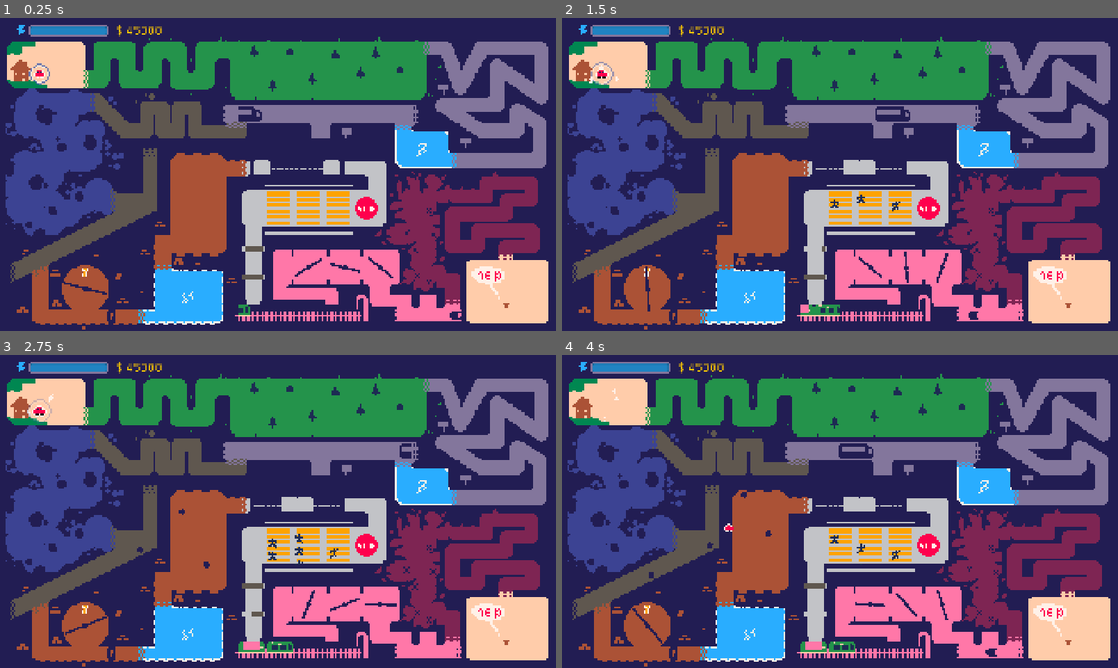
Above: before the commit, frames 1-4 (two rows, left to right).
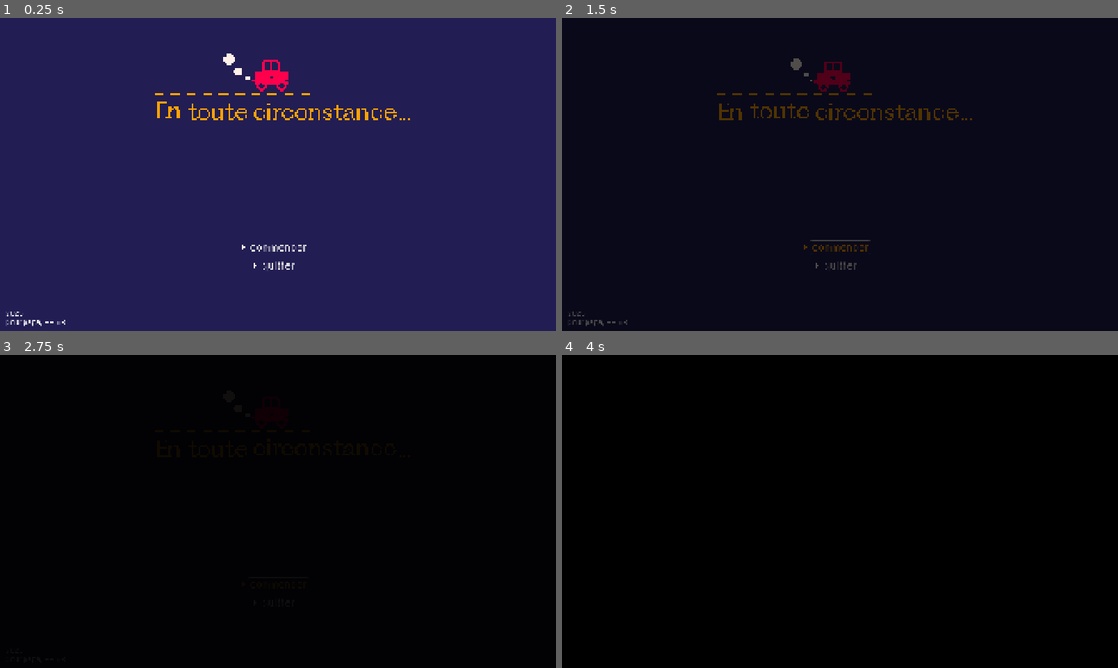
Above: after the commit, the same moments.

Repository: VeryKoolGames/En_toute_circonstance
Game: Godot game, scene res://Scenes/start_menu.tscn
Two runs of this game, one before a commit and one after it. Both use one fixed random seed, a clock stepped at 60 frames per second and the inputs below. Before the commit the project starts from res://Scenes/main.tscn.
Inputs (mouse positions are in pixels of both pictures, inside the frame that each line leads up to):
- Up to frame 1 (0.25 s): no input
- Up to frame 2 (1.5 s): click (840, 246) at 0.5 s, where only the run after the commit has a clickable "commencer"; click (840, 246) at 1.25 s, where only the run after the commit has a clickable "commencer"
- Up to frame 3 (2.75 s): click (278, 583) at 2 s, where only the run after the commit has a clickable "commencer"
- Up to frame 4 (4 s): move the mouse to (600, 411) at 2.77 s; press the mouse at (600, 411) at 2.78 s; move the mouse to (728, 527) at 3.52 s; release the mouse at (728, 527) at 3.53 s; click (728, 527) at 3.6 s

The runs differ from the first frame. In frame 1, 57% of the frame differs, in the area x 1-99%, y 2-100%; in frame 2, 100%, in the area x 0-100%, y 0-100%; in frame 3, 100%; in frame 4, 100%.

Commit message:
playable version

Diff:
--- a/Scenes/ending_manager.gd
+++ b/Scenes/ending_manager.gd
@@ -1,15 +1,6 @@
 extends Node
 
 
-# Called when the node enters the scene tree for the first time.
-func _ready() -> void:
-	pass # Replace with function body.
-
-
-# Called every frame. 'delta' is the elapsed time since the previous frame.
-func _process(delta: float) -> void:
-	pass
-
-
 func _on_zone_enter_area_entered(area: Area2D) -> void:
-	Events.on_ending_reached.emit()
+	if area.is_in_group("player"):
+		Events.on_ending_reached.emit()
--- a/Scenes/game_ui.tscn
+++ b/Scenes/game_ui.tscn
@@ -6,7 +6,6 @@
 [ext_resource type="Script" uid="uid://ovqou1pyqpn4" path="res://Scripts/money_manager.gd" id="2_bw2rt"]
 [ext_resource type="Resource" uid="uid://7nqn1q8a0xa7" path="res://Resources/energy_timer_value.tres" id="2_xjnnq"]
 [ext_resource type="AudioStream" uid="uid://dwd3nwpbh61wv" path="res://Sounds/charging_sound.wav" id="3_gjn1n"]
-[ext_resource type="Resource" uid="uid://7qk1pwuohekv" path="res://Resources/car_value.tres" id="4_x63ue"]
 
 [sub_resource type="StyleBoxFlat" id="StyleBoxFlat_3t1kc"]
 
@@ -64,10 +63,9 @@
 
 [node name="ChargeUpSound" type="AudioStreamPlayer2D" parent="EnergyManager"]
 stream = ExtResource("3_gjn1n")
-volume_db = -18.435
+volume_db = -12.0
 pitch_scale = 1.29
 
 [node name="MoneyManager" type="Node" parent="." node_paths=PackedStringArray("value_label")]
 script = ExtResource("2_bw2rt")
 value_label = NodePath("../Label")
-res_total_value = ExtResource("4_x63ue")
--- a/Scenes/main.tscn
+++ b/Scenes/main.tscn
@@ -1,10 +1,11 @@
-[gd_scene load_steps=6 format=3 uid="uid://mg7i8p648oal"]
+[gd_scene load_steps=7 format=3 uid="uid://mg7i8p648oal"]
 
 [ext_resource type="PackedScene" uid="uid://dldcwmwe2e68s" path="res://level.tscn" id="1_bo1nx"]
 [ext_resource type="PackedScene" uid="uid://v30fe1sniv4s" path="res://Scenes/player.tscn" id="1_jjgbg"]
 [ext_resource type="PackedScene" uid="uid://kb0vbs3beqtw" path="res://Scenes/game_ui.tscn" id="3_8gbba"]
-[ext_resource type="AudioStream" uid="uid://dr5uxa7lwfl6x" path="res://Sounds/main_music.mp3" id="4_jjvhh"]
+[ext_resource type="AudioStream" uid="uid://cd4bmq7sfj0ng" path="res://Sounds/main_music.wav" id="4_21xkr"]
 [ext_resource type="Script" uid="uid://cq8fvvv5xheuh" path="res://Scenes/main_music.gd" id="5_kry3j"]
+[ext_resource type="AudioStream" uid="uid://buyl3jrngx1g1" path="res://Sounds/main_music_opener.wav" id="6_6bp64"]
 
 [node name="Main" type="Node2D"]
 
@@ -23,7 +24,10 @@
 process_mode = 4
 
 [node name="MainMusic" type="AudioStreamPlayer2D" parent="."]
-stream = ExtResource("4_jjvhh")
+stream = ExtResource("4_21xkr")
 volume_db = -15.0
+script = ExtResource("5_kry3j")
+
+[node name="MainMusicOpener" type="AudioStreamPlayer2D" parent="MainMusic"]
+stream = ExtResource("6_6bp64")
 autoplay = true
-script = ExtResource("5_kry3j")
--- a/Scenes/main_music.gd
+++ b/Scenes/main_music.gd
@@ -1,7 +1,9 @@
 extends AudioStreamPlayer2D
 
+@onready var music_opener: AudioStreamPlayer2D = $MainMusicOpener
 
 func _ready() -> void:
+	Events.on_first_clicked.connect(_switch_to_main_music)
 	Events.on_gravity_zone_entered.connect(_slow_down_music)
 	Events.on_gravity_zone_exited.connect(_reset_music_pitch)
 
@@ -14,3 +16,7 @@
 func _reset_music_pitch() -> void:
 	var tween = create_tween()
 	tween.tween_property(self, "pitch_scale", 1, 1.5)
+
+func _switch_to_main_music():
+	music_opener.playing = false
+	playing = true
--- a/Scenes/player.tscn
+++ b/Scenes/player.tscn
@@ -7,12 +7,40 @@
 [ext_resource type="AudioStream" uid="uid://4dnqqcf14qii" path="res://Sounds/car_crash.wav" id="4_vgqql"]
 [ext_resource type="PackedScene" uid="uid://d00l563g2c7wb" path="res://Scenes/explosion_particules.tscn" id="6_x3wgy"]
 [ext_resource type="Texture2D" uid="uid://88fn8urwxedi" path="res://Sprites/car_halo.png" id="7_3smsa"]
+[ext_resource type="AudioStream" uid="uid://c4hoph3kuvafc" path="res://Sounds/car_pickup.wav" id="8_8erm5"]
 
 [sub_resource type="CircleShape2D" id="CircleShape2D_vgqql"]
 radius = 9.0
 
 [sub_resource type="CircleShape2D" id="CircleShape2D_cvnsp"]
 radius = 5.0
+
+[sub_resource type="Animation" id="Animation_8erm5"]
+length = 0.001
+tracks/0/type = "value"
+tracks/0/imported = false
+tracks/0/enabled = true
+tracks/0/path = NodePath(".:modulate")
+tracks/0/interp = 1
+tracks/0/loop_wrap = true
+tracks/0/keys = {
+"times": PackedFloat32Array(0),
+"transitions": PackedFloat32Array(1),
+"update": 0,
+"values": [Color(1, 1, 1, 1)]
+}
+tracks/1/type = "value"
+tracks/1/imported = false
+tracks/1/enabled = true
+tracks/1/path = NodePath("..:scale")
+tracks/1/interp = 1
+tracks/1/loop_wrap = true
+tracks/1/keys = {
+"times": PackedFloat32Array(0),
+"transitions": PackedFloat32Array(1),
+"update": 0,
+"values": [Vector2(1, 1)]
+}
 
 [sub_resource type="Animation" id="Animation_3smsa"]
 resource_name = "car_before_start_anim"
@@ -41,33 +69,6 @@
 "transitions": PackedFloat32Array(1, 1),
 "update": 0,
 "values": [Vector2(1, 1), Vector2(1.5, 1.5)]
-}
-
-[sub_resource type="Animation" id="Animation_8erm5"]
-length = 0.001
-tracks/0/type = "value"
-tracks/0/imported = false
-tracks/0/enabled = true
-tracks/0/path = NodePath(".:modulate")
-tracks/0/interp = 1
-tracks/0/loop_wrap = true
-tracks/0/keys = {
-"times": PackedFloat32Array(0),
-"transitions": PackedFloat32Array(1),
-"update": 0,
-"values": [Color(1, 1, 1, 1)]
-}
-tracks/1/type = "value"
-tracks/1/imported = false
-tracks/1/enabled = true
-tracks/1/path = NodePath("..:scale")
-tracks/1/interp = 1
-tracks/1/loop_wrap = true
-tracks/1/keys = {
-"times": PackedFloat32Array(0),
-"transitions": PackedFloat32Array(1),
-"update": 0,
-"values": [Vector2(1, 1)]
 }
 
 [sub_resource type="AnimationLibrary" id="AnimationLibrary_f1ek2"]
@@ -113,6 +114,10 @@
 }
 autoplay = "car_before_start_anim"
 
+[node name="CarPickupSound" type="AudioStreamPlayer2D" parent="."]
+stream = ExtResource("8_8erm5")
+volume_db = -10.0
+
 [connection signal="input_event" from="MouseArea" to="." method="_on_area_2d_input_event"]
 [connection signal="area_entered" from="Area2D" to="." method="_on_area_2d_area_entered"]
 [connection signal="area_exited" from="Area2D" to="." method="_on_area_2d_area_exited"]
--- a/Scenes/start_menu.tscn
+++ b/Scenes/start_menu.tscn
@@ -284,6 +284,6 @@
 [connection signal="button_up" from="StartMenuUI/commencer" to="." method="on_start_button_up"]
 [connection signal="mouse_entered" from="StartMenuUI/commencer" to="." method="_on_commencer_mouse_entered"]
 [connection signal="mouse_exited" from="StartMenuUI/commencer" to="." method="_on_commencer_mouse_exited"]
-[connection signal="button_up" from="StartMenuUI/quitter" to="." method="on_start_button_up"]
+[connection signal="button_up" from="StartMenuUI/quitter" to="." method="_on_quitter_button_up"]
 [connection signal="mouse_entered" from="StartMenuUI/quitter" to="." method="_on_quitter_mouse_entered"]
 [connection signal="mouse_exited" from="StartMenuUI/quitter" to="." method="_on_quitter_mouse_exited"]
--- a/Scripts/game_events.gd
+++ b/Scripts/game_events.gd
@@ -1,6 +1,7 @@
 extends Node
 
 signal on_player_died
+signal on_first_clicked
 signal on_energy_emptied
 signal on_ending_reached
 signal on_charging_zone_entered
--- a/Scripts/money_manager.gd
+++ b/Scripts/money_manager.gd
@@ -1,15 +1,12 @@
 extends Node
 
 @export var value_label: Label
-@export var res_total_value: FloatValue
-var total_value: int
 
 func _ready() -> void:
 	Events.on_player_died.connect(_decrease_value)
-	total_value = int(res_total_value.value)
-	value_label.text = "$ " + str(total_value)
+	value_label.text = "$ " + str(PlayerInfo.car_value)
 
 func _decrease_value() -> void:
-	var value_loss = randi_range(int(res_total_value.value) / 8, int(res_total_value.value) / 9)
-	total_value -= value_loss
-	value_label.text = "$ " + str(total_value)
+	var value_loss = randi_range(PlayerInfo.car_value / 8, PlayerInfo.car_value / 9)
+	PlayerInfo.car_value -= value_loss
+	value_label.text = "$ " + str(PlayerInfo.car_value)
--- a/Scripts/player.gd
+++ b/Scripts/player.gd
@@ -3,6 +3,7 @@
 var should_follow_mouse := false
 var gravity_zone_active := false
 var is_first_pressed := true
+var are_input_blocked := false
 var level_image: Image
 var level_origin: Vector2
 var background_color := Color(0.1333, 0.1137, 0.3255, 1.0)
@@ -10,6 +11,7 @@
 var original_spawn_position: Vector2
 @onready var car_sound: AudioStreamPlayer2D = $CarSound
 @onready var car_crash_sound: AudioStreamPlayer2D = $CarCrashSound
+@onready var car_pickup_sound: AudioStreamPlayer2D = $CarPickupSound
 @onready var charging_particles: CPUParticles2D = $RechargeParticles
 @onready var death_particles: CPUParticles2D = $ExplosionParticules
 @onready var car_halo: Sprite2D = $CarHalo
@@ -24,6 +26,7 @@
 	spawn_position = global_position
 	original_spawn_position = global_position
 	_get_level_image_info()
+	Events.on_ending_reached.connect(on_ending_reached)
 	Events.on_player_died.connect(on_player_death)
 	Events.on_energy_emptied.connect(reset_player_to_start_position)
 	Events.on_gravity_zone_entered.connect(on_gravity_zone_entered)
@@ -39,13 +42,15 @@
 	level_origin = %Level.global_position - tex.get_size() / 2
 
 func _process(delta: float) -> void:
+	if are_input_blocked:
+		return
 	var world_pos = global_position
 	var image_pos = (world_pos - level_origin).floor()
 
 	if is_inside_image(image_pos):
 		var pixel_color = level_image.get_pixelv(image_pos)
-		#if is_on_death_color(pixel_color) and not is_player_safe:
-			#Events.on_player_died.emit()
+		if is_on_death_color(pixel_color) and not is_player_safe:
+			Events.on_player_died.emit()
 		if should_follow_mouse:
 			var target_position = get_global_mouse_position()
 			if gravity_zone_active:
@@ -59,18 +64,24 @@
 func _on_area_2d_input_event(viewport: Node, event: InputEvent, shape_idx: int) -> void:
 	if event.is_action_pressed("mouse_pressed"):
 		if is_first_pressed:
-			remove_halo()
-			is_first_pressed = false
+			handle_first_press()
 		should_follow_mouse = not should_follow_mouse
 		car_sound.playing = not car_sound.playing
 		if should_follow_mouse:
+			play_pickup_sound()
 			Input.set_mouse_mode(Input.MOUSE_MODE_HIDDEN)
 		else:
 			Input.set_mouse_mode(Input.MOUSE_MODE_VISIBLE)
 
-func remove_halo():
+func play_pickup_sound():
+	car_pickup_sound.pitch_scale = randf_range(0.8, 1)
+	car_pickup_sound.playing = true
+
+func handle_first_press():
 	scale = Vector2(1, 1)
 	car_halo.queue_free()
+	Events.on_first_clicked.emit()
+	is_first_pressed = false
 
 func is_on_death_color(color: Color, tolerance := 0.05) -> bool:
 	return abs(color.r - background_color.r) <= tolerance and \
@@ -89,6 +100,11 @@
 
 func set_respawn_point(new_pos: Vector2) -> void:
 	spawn_position = new_pos
+
+func on_ending_reached():
+	Input.set_mouse_mode(Input.MOUSE_MODE_VISIBLE)
+	are_input_blocked = true
+	should_follow_mouse = false
 
 # CHARGING ZONE LOGIC
 
--- /dev/null
+++ b/end_game_ui.gd
@@ -0,0 +1,48 @@
+extends Control
+
+@onready var fade_overlay: ColorRect = $ColorRect
+@onready var end_text: Label = $EndTextLabel
+@onready var letter_ui: Control = $Control
+@onready var total_amount_text: Label = $Control/Label
+@onready var restart_button: Button = $Control/RestartButton
+@onready var main_menu_button: Button = $Control/MainMenuButton
+@onready var hover_sound: AudioStreamPlayer2D = $HoverSound
+@onready var applause_sound: AudioStreamPlayer2D = $ApplauseSound
+
+func _ready() -> void:
+	Events.on_ending_reached.connect(start_ending_sequence)
+
+func start_ending_sequence():
+	total_amount_text.text = "$ " + str(PlayerInfo.get_damaged_amount())
+	var tween: Tween = create_tween()
+	applause_sound.playing = true
+	tween.tween_property(fade_overlay, "color:a", 1, 2)
+	tween.tween_property(end_text, "modulate:a", 1, 2)
+	tween.tween_property(applause_sound, "volume_db", -50, 2)
+	tween.tween_interval(3)
+	tween.tween_property(end_text, "modulate:a", 0, 2)
+	tween.tween_interval(2)
+	tween.tween_property(letter_ui, "modulate:a", 1, 2)
+	tween.tween_callback(_activate_ui)
+	restart_button.mouse_entered.connect(_on_end_screen_button_entered.bind(restart_button))
+	restart_button.mouse_exited.connect(_on_end_screen_button_exited.bind(restart_button))
+	main_menu_button.mouse_exited.connect(_on_end_screen_button_exited.bind(main_menu_button))
+	main_menu_button.mouse_entered.connect(_on_end_screen_button_entered.bind(main_menu_button))
+
+func _activate_ui() -> void:
+	letter_ui.process_mode = Node.PROCESS_MODE_ALWAYS
+
+func _on_restart_button_button_up() -> void:
+	get_tree().change_scene_to_file("res://Scenes/main.tscn")
+
+func _on_main_menu_button_button_up() -> void:
+	get_tree().change_scene_to_file("res://Scenes/start_menu.tscn")
+
+func _on_end_screen_button_entered(button: Button) -> void:
+	hover_sound.playing = true
+	button.modulate = Color("#ffa300")
+	button.get_child(0).modulate = Color("#ffa300")
+
+func _on_end_screen_button_exited(button: Button) -> void:
+	button.modulate = Color("#ffffff")
+	button.get_child(0).modulate = Color("#ffffff")
--- a/level.tscn
+++ b/level.tscn
@@ -29,6 +29,13 @@
 [ext_resource type="Texture2D" uid="uid://b2eohafi5d1vn" path="res://Sprites/HELP.png" id="24_u0did"]
 [ext_resource type="PackedScene" uid="uid://b24a3oyjqgh5c" path="res://Scenes/anti_gravité_particules.tscn" id="25_aoqsc"]
 [ext_resource type="Script" uid="uid://n8qgcllf646p" path="res://Scenes/ending_manager.gd" id="28_luodc"]
+[ext_resource type="Script" uid="uid://do3t4wuc5yp2m" path="res://end_game_ui.gd" id="30_mleqk"]
+[ext_resource type="Texture2D" uid="uid://6kfm10e2r5yr" path="res://Sprites/Lettre.png" id="31_6btg4"]
+[ext_resource type="FontFile" uid="uid://dsvwo8iqoy5g6" path="res://Fonts/PxGrotesk-Screen.otf" id="32_sl4om"]
+[ext_resource type="Texture2D" uid="uid://bjug17do7yw2l" path="res://Sprites/arrow.png" id="33_dtg4e"]
+[ext_resource type="AudioStream" uid="uid://b0c2ewevlw4fn" path="res://Sounds/HoverSound.wav" id="34_ut2i6"]
+[ext_resource type="Script" uid="uid://b2j01hs6efoik" path="res://start_game_fade.gd" id="35_0mnfp"]
+[ext_resource type="AudioStream" uid="uid://b2comdf85fh12" path="res://Sounds/applause.wav" id="35_qw2y7"]
 
 [sub_resource type="RectangleShape2D" id="RectangleShape2D_crh0w"]
 size = Vector2(15, 10)
@@ -66,10 +73,7 @@
 size = Vector2(14, 14)
 
 [sub_resource type="RectangleShape2D" id="RectangleShape2D_1cgv8"]
-size = Vector2(20, 9)
-
-[sub_resource type="CircleShape2D" id="CircleShape2D_luodc"]
-radius = 11.0
+size = Vector2(29, 25)
 
 [node name="Level" type="Node2D"]
 
@@ -511,16 +515,174 @@
 script = ExtResource("28_luodc")
 
 [node name="ZoneEnterArea" type="Area2D" parent="PartEnding"]
+position = Vector2(0, 39)
 
 [node name="CollisionShape2D" type="CollisionShape2D" parent="PartEnding/ZoneEnterArea"]
-position = Vector2(0, -23.5)
+position = Vector2(0.5, -23.5)
 shape = SubResource("RectangleShape2D_1cgv8")
 
-[node name="Area2D" type="Area2D" parent="PartEnding"]
-position = Vector2(0, 16)
-
-[node name="CollisionShape2D" type="CollisionShape2D" parent="PartEnding/Area2D"]
-shape = SubResource("CircleShape2D_luodc")
+[node name="CanvasLayer" type="CanvasLayer" parent="."]
+layer = 5
+
+[node name="EndGame" type="Control" parent="CanvasLayer"]
+process_mode = 3
+layout_mode = 3
+anchors_preset = 0
+offset_right = 1920.0
+offset_bottom = 1080.0
+script = ExtResource("30_mleqk")
+
+[node name="ColorRect" type="ColorRect" parent="CanvasLayer/EndGame"]
+process_mode = 4
+layout_mode = 1
+anchors_preset = 15
+anchor_right = 1.0
+anchor_bottom = 1.0
+grow_horizontal = 2
+grow_vertical = 2
+mouse_filter = 2
+color = Color(0.133333, 0.113725, 0.32549, 0)
+
+[node name="EndTextLabel" type="Label" parent="CanvasLayer/EndGame"]
+process_mode = 4
+modulate = Color(1, 1, 1, 0)
+layout_mode = 1
+anchors_preset = 8
+anchor_left = 0.5
+anchor_top = 0.5
+anchor_right = 0.5
+anchor_bottom = 0.5
+offset_left = -403.0
+offset_top = -394.0
+offset_right = 467.0
+offset_bottom = 386.0
+grow_horizontal = 2
+grow_vertical = 2
+theme_override_fonts/font = ExtResource("32_sl4om")
+theme_override_font_sizes/font_size = 48
+text = "Merci a vous deux d'etre venu nous chercher dans les quatres coins du canton dans des etats pas possible (on cherche encore un dossier sur l'enfant prodigue...)
+Bon Anniversaire Dady, on t'aime <3"
+horizontal_alignment = 1
+vertical_alignment = 1
+autowrap_mode = 3
+
+[node name="Control" type="Control" parent="CanvasLayer/EndGame"]
+process_mode = 4
+modulate = Color(1, 1, 1, 0)
+z_index = 100
+layout_mode = 1
+anchors_preset = 15
+anchor_right = 1.0
+anchor_bottom = 1.0
+grow_horizontal = 2
+grow_vertical = 2
+
+[node name="TextureRect" type="TextureRect" parent="CanvasLayer/EndGame/Control"]
+layout_mode = 1
+anchors_preset = 8
+anchor_left = 0.5
+anchor_top = 0.5
+anchor_right = 0.5
+anchor_bottom = 0.5
+offset_left = -423.0
+offset_top = -384.0
+offset_right = -117.0
+offset_bottom = -154.0
+grow_horizontal = 2
+grow_vertical = 2
+scale = Vector2(3, 3)
+mouse_filter = 2
+texture = ExtResource("31_6btg4")
+
+[node name="RestartButton" type="Button" parent="CanvasLayer/EndGame/Control"]
+layout_mode = 1
+anchors_preset = 8
+anchor_left = 0.5
+anchor_top = 0.5
+anchor_right = 0.5
+anchor_bottom = 0.5
+offset_left = -401.0
+offset_top = 367.0
+offset_right = -197.0
+offset_bottom = 412.0
+grow_horizontal = 2
+grow_vertical = 2
+theme_override_colors/font_hover_color = Color(1, 0.639216, 0, 1)
+theme_override_colors/icon_hover_pressed_color = Color(1, 0.639216, 0, 1)
+theme_override_fonts/font = ExtResource("32_sl4om")
+theme_override_font_sizes/font_size = 36
+text = "Rejouer"
+flat = true
+
+[node name="arrow" type="TextureRect" parent="CanvasLayer/EndGame/Control/RestartButton"]
+layout_mode = 2
+offset_left = -23.0
+offset_top = 14.0
+offset_right = -12.0
+offset_bottom = 32.0
+texture = ExtResource("33_dtg4e")
+
+[node name="MainMenuButton" type="Button" parent="CanvasLayer/EndGame/Control"]
+layout_mode = 1
+anchors_preset = 8
+anchor_left = 0.5
+anchor_top = 0.5
+anchor_right = 0.5
+anchor_bottom = 0.5
+offset_left = 240.0
+offset_top = 367.0
+offset_right = 499.0
+offset_bottom = 412.0
+grow_horizontal = 2
+grow_vertical = 2
+theme_override_colors/font_hover_color = Color(1, 0.639216, 0, 1)
+theme_override_colors/icon_hover_pressed_color = Color(1, 0.639216, 0, 1)
+theme_override_fonts/font = ExtResource("32_sl4om")
+theme_override_font_sizes/font_size = 36
+text = "Menu Principal"
+flat = true
+
+[node name="arrow" type="TextureRect" parent="CanvasLayer/EndGame/Control/MainMenuButton"]
+layout_mode = 2
+offset_left = -23.0
+offset_top = 14.0
+offset_right = -12.0
+offset_bottom = 32.0
+texture = ExtResource("33_dtg4e")
+
+[node name="Label" type="Label" parent="CanvasLayer/EndGame/Control"]
+layout_mode = 0
+offset_left = 807.0
+offset_top = 740.0
+offset_right = 1377.0
+offset_bottom = 789.0
+theme_override_colors/font_color = Color(0.494118, 0.145098, 0.32549, 1)
+theme_override_fonts/font = ExtResource("32_sl4om")
+theme_override_font_sizes/font_size = 48
+text = "$45000"
+horizontal_alignment = 2
+
+[node name="HoverSound" type="AudioStreamPlayer2D" parent="CanvasLayer/EndGame"]
+stream = ExtResource("34_ut2i6")
+volume_db = -15.0
+
+[node name="ApplauseSound" type="AudioStreamPlayer2D" parent="CanvasLayer/EndGame"]
+stream = ExtResource("35_qw2y7")
+
+[node name="StartGame" type="Control" parent="CanvasLayer"]
+layout_mode = 3
+anchors_preset = 0
+offset_right = 1920.0
+offset_bottom = 1080.0
+script = ExtResource("35_0mnfp")
+
+[node name="ColorRect" type="ColorRect" parent="CanvasLayer/StartGame"]
+layout_mode = 1
+anchors_preset = 15
+anchor_right = 1.0
+anchor_bottom = 1.0
+grow_horizontal = 2
+grow_vertical = 2
 
 [connection signal="area_entered" from="PartTwo/PlayerZoneDetection2/ZoneEnterArea" to="PartTwo/Control/Truck" method="_on_zone_enter_area_area_entered"]
 [connection signal="area_entered" from="PartTwo/PlayerZoneDetection2/ZoneExitArea" to="PartTwo/Control/Truck" method="_on_zone_enter_area_area_entered"]
@@ -541,3 +703,5 @@
 [connection signal="area_entered" from="PartGravity/ZoneEnterArea" to="PartGravity/GravityManager" method="_on_zone_enter_area_entered"]
 [connection signal="area_entered" from="PartGravity/ZoneExitArea" to="PartGravity/GravityManager" method="_on_zone_exit_area_entered"]
 [connection signal="area_entered" from="PartEnding/ZoneEnterArea" to="PartEnding/EndingManager" method="_on_zone_enter_area_entered"]
+[connection signal="button_up" from="CanvasLayer/EndGame/Control/RestartButton" to="CanvasLayer/EndGame" method="_on_restart_button_button_up"]
+[connection signal="button_up" from="CanvasLayer/EndGame/Control/MainMenuButton" to="CanvasLayer/EndGame" method="_on_main_menu_button_button_up"]
--- a/phone_texts.gd
+++ b/phone_texts.gd
@@ -2,6 +2,5 @@
 
 @export var texts: Array[String] = [
 	"Allo papa ? Je suis completement cuite a Preverenge. J'ai du dormir chez Julie et il me manque une chaussure. Tu peux venir me chercher stp ?",
-	"Allo oui c'est Cedric l'ami de Victor ? Ecoutez je crois que votre fils ne va pas tres bien, il ne repond plus. Je crois que les joints dans la gorge c'etait la goutte d'eau... Vous pouvez venir le chercher ?",
-	"Allo papa ? C'est Ben, j'ai finis mon cours d'orgue barbarique au conservatoire, tu peux venir me chercher ? J'espere que tu as prepare mon bain chaud et mon filet mignon de wagyu"
+	"Allo oui c'est Cedric l'ami de Victor ? Ecoutez je crois que votre fils ne va pas tres bien, il ne repond plus. Je crois que les joints dans la flute c'etait la goutte d'eau... Vous pouvez venir le chercher ?",
 ]
--- /dev/null
+++ b/player_info.gd
@@ -0,0 +1,10 @@
+extends Node
+
+var car_value := 45000
+var original_car_value: int
+
+func _enter_tree() -> void:
+	original_car_value = car_value
+
+func get_damaged_amount():
+	return original_car_value - car_value
--- a/project.godot
+++ b/project.godot
@@ -11,7 +11,7 @@
 [application]
 
 config/name="en_toute_circonstance"
-run/main_scene="uid://mg7i8p648oal"
+run/main_scene="uid://be5d4bbhf42n7"
 config/features=PackedStringArray("4.4", "GL Compatibility")
 config/icon="res://Sprites/icon.svg"
 
@@ -19,6 +19,7 @@
 
 Events="*res://Scripts/game_events.gd"
 PhoneTexts="*res://phone_texts.gd"
+PlayerInfo="*res://player_info.gd"
 
 [display]
 
--- /dev/null
+++ b/start_game_fade.gd
@@ -0,0 +1,8 @@
+extends Control
+
+@onready var fade_overlay: ColorRect = $ColorRect
+
+func _ready() -> void:
+	var tween = create_tween()
+	tween.tween_property(fade_overlay, "modulate:a", 0, 2)
+	tween.tween_callback(queue_free)
--- a/start_menu_manager.gd
+++ b/start_menu_manager.gd
@@ -14,7 +14,6 @@
 
 func on_start_button_up():
 	var tween = create_tween()
-	var musictween = create_tween()
 	tween.set_trans(Tween.TRANS_QUAD).set_ease(Tween.EASE_OUT)
 	tween.tween_property(fade_overlay, "color:a", 1.0, 2)
 	tween.tween_property(music, "volume_db", -80, 2)
@@ -23,7 +22,7 @@
 	await get_tree().create_timer(8).timeout
 	snoring_sound.playing = false
 	phone_sound.playing = true
-	await get_tree().create_timer(4).timeout
+	await get_tree().create_timer(5).timeout
 	phone_sound.playing = false
 	wake_up_sound.playing = true
 	await get_tree().create_timer(4).timeout
@@ -42,9 +41,6 @@
 	tween.set_trans(Tween.TRANS_QUAD).set_ease(Tween.EASE_OUT)
 	tween.tween_property(fade_overlay, "color", Color(color), time_to_wait)
 	await tween.finished
-
-func on_exit_button_up():
-	get_tree().quit()
 
 func write_text():
 	var random_text: String = PhoneTexts.texts[randi_range(0, PhoneTexts.texts.size() - 1)]
@@ -72,3 +68,7 @@
 
 func _on_quitter_mouse_exited() -> void:
 	arrow2.modulate = Color("#ffffff")
+
+
+func _on_quitter_button_up() -> void:
+	get_tree().quit()
Not shown: 1 places in Scenes/game_ui.tscn that only renumber resources
Not shown: 1 places in Scenes/player.tscn that only renumber resources
Not shown, added: Sounds/applause.wav.import
Not shown, added: Sounds/car_pickup.wav.import
Not shown, added: Sounds/main_music.wav.import
Not shown, added: Sounds/main_music_opener.wav.import
Not shown, added: end_game_ui.gd.uid
Not shown: 1 places in level.tscn that only renumber resources
Not shown, added: player_info.gd.uid
Not shown, added: start_game_fade.gd.uid
Not shown, added: Sounds/applause.wav
Not shown, added: Sounds/car_pickup.wav
(and 2 more such lines)
